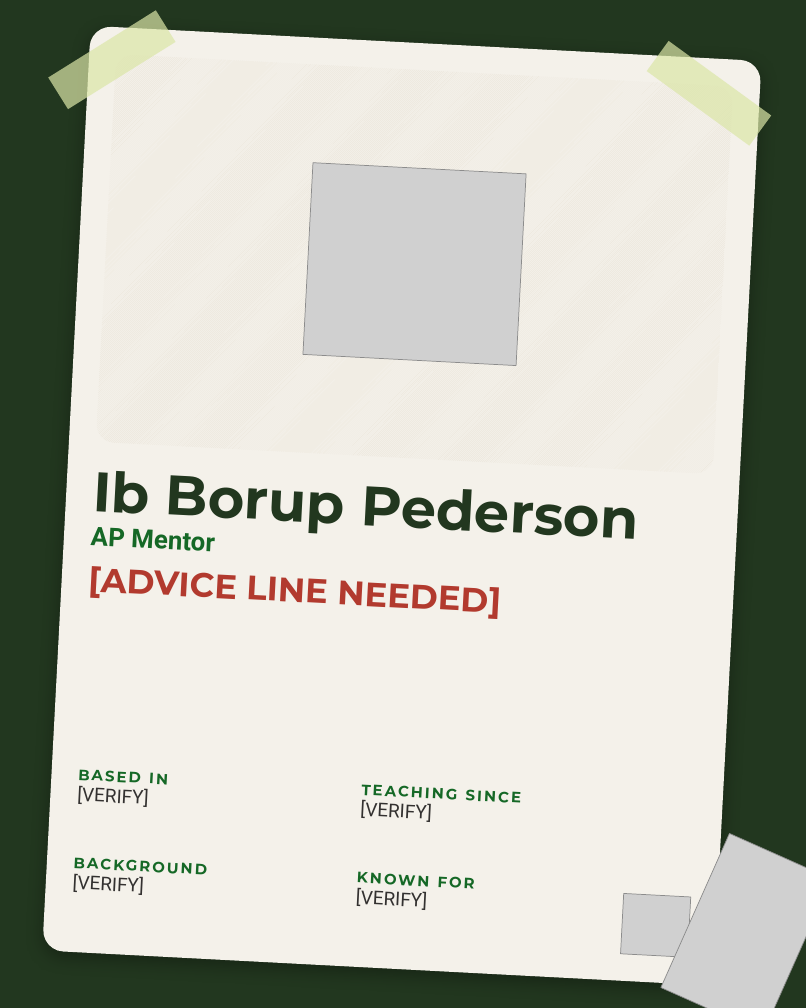
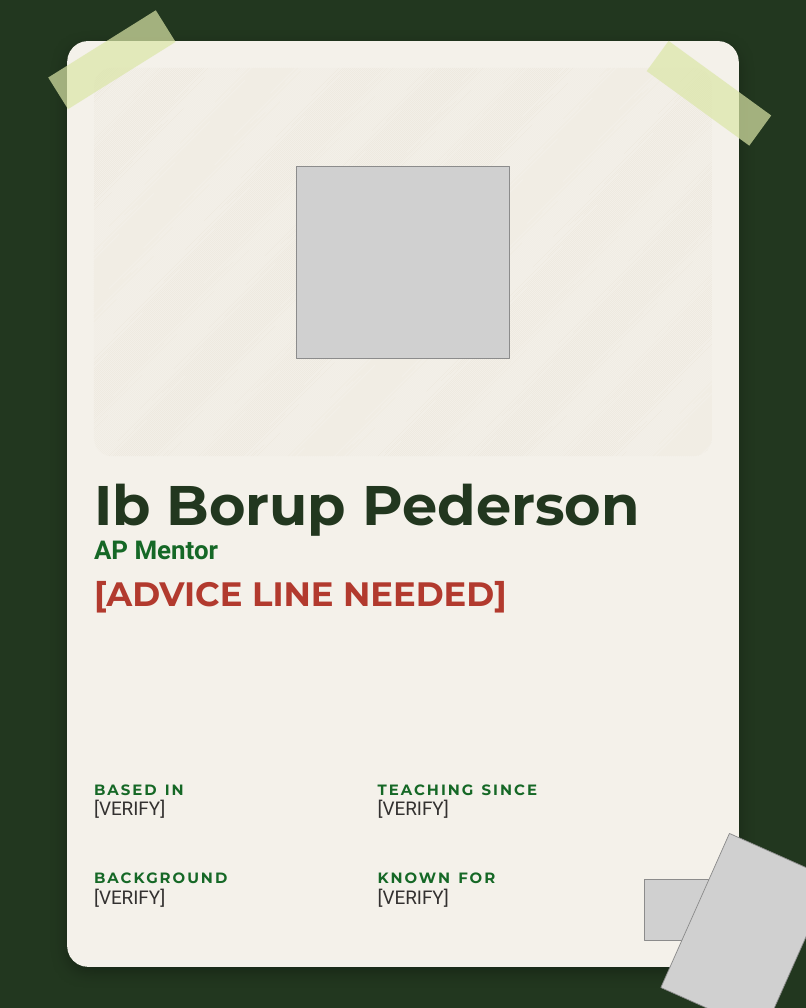
Before and after one commit to linneamoritznyc/SFW-SocialMedia, a slide deck: slide 13 of templates/posts/october/05-10-2026-mon-ig-teachers-day.pptx. Drawn at 806x1008 pixels with LibreOffice and Linux fonts; fonts in the diff are those of the drawing; grey boxes stand for pictures. Boxes give left, top, right and bottom in pixels: in the first picture for what was removed or moved away, otherwise in the second. Text is boxed around its words. In the diff, an @@ line names an element or a change of style, - is before the commit and + after.

```diff
--- a/templates/posts/october/05-10-2026-mon-ig-teachers-day.pptx
+++ b/templates/posts/october/05-10-2026-mon-ig-teachers-day.pptx
@@ rotation 3 to 0 degrees in 15 elements at (297, 166, 510, 358), (94, 483, 640, 536), (94, 540, 219, 560), (94, 581, 507, 613), (645, 879, 712, 939), (378, 784, 537, 795), (94, 784, 184, 795), (378, 799, 449, 818), (94, 799, 165, 818), (94, 872, 227, 883), (378, 872, 495, 883), (94, 888, 165, 907), (378, 888, 449, 907), (67, 41, 739, 966), (94, 68, 711, 456) @@
@@ text "Ib Borup Pederson": place and size @@
-text "Ib Borup Pederson" at (92, 471, 637, 539)
+text "Ib Borup Pederson" at (94, 483, 640, 536)
@@ text "AP Mentor": place and size @@
-text "AP Mentor" at (90, 527, 215, 552)
+text "AP Mentor" at (94, 540, 219, 560)
@@ text "[ADVICE LINE NEEDED]": place and size @@
-text "[ADVICE LINE NEEDED]" at (88, 566, 327, 603)
+text "[ADVICE LINE NEEDED]" at (94, 581, 507, 613)
@@ text "BASED IN": place and size @@
-text "BASED IN" at (78, 769, 168, 787)
+text "BASED IN" at (94, 784, 184, 795)
@@ text "TEACHING SINCE": place and size @@
-text "TEACHING SINCE" at (361, 784, 457, 803)
+text "TEACHING SINCE" at (378, 784, 537, 795)
@@ text "[VERIFY]": place and size @@
-text "[VERIFY]" at (77, 785, 148, 807)
+text "[VERIFY]" at (94, 799, 165, 818)
@@ text "[VERIFY]": place and size @@
-text "[VERIFY]" at (360, 799, 431, 822)
+text "[VERIFY]" at (378, 799, 449, 818)
@@ text "BACKGROUND": place and size @@
-text "BACKGROUND" at (73, 857, 206, 879)
+text "BACKGROUND" at (94, 872, 227, 883)
@@ text "KNOWN FOR": place and size @@
-text "KNOWN FOR" at (357, 871, 474, 890)
+text "KNOWN FOR" at (378, 872, 495, 883)
@@ text "[VERIFY]": place and size @@
-text "[VERIFY]" at (72, 873, 143, 895)
+text "[VERIFY]" at (94, 888, 165, 907)
@@ text "[VERIFY]": place and size @@
-text "[VERIFY]" at (356, 886, 427, 910)
+text "[VERIFY]" at (378, 888, 449, 907)
```
Also in this commit, not shown: 15 other slides changed, 18 other files.
